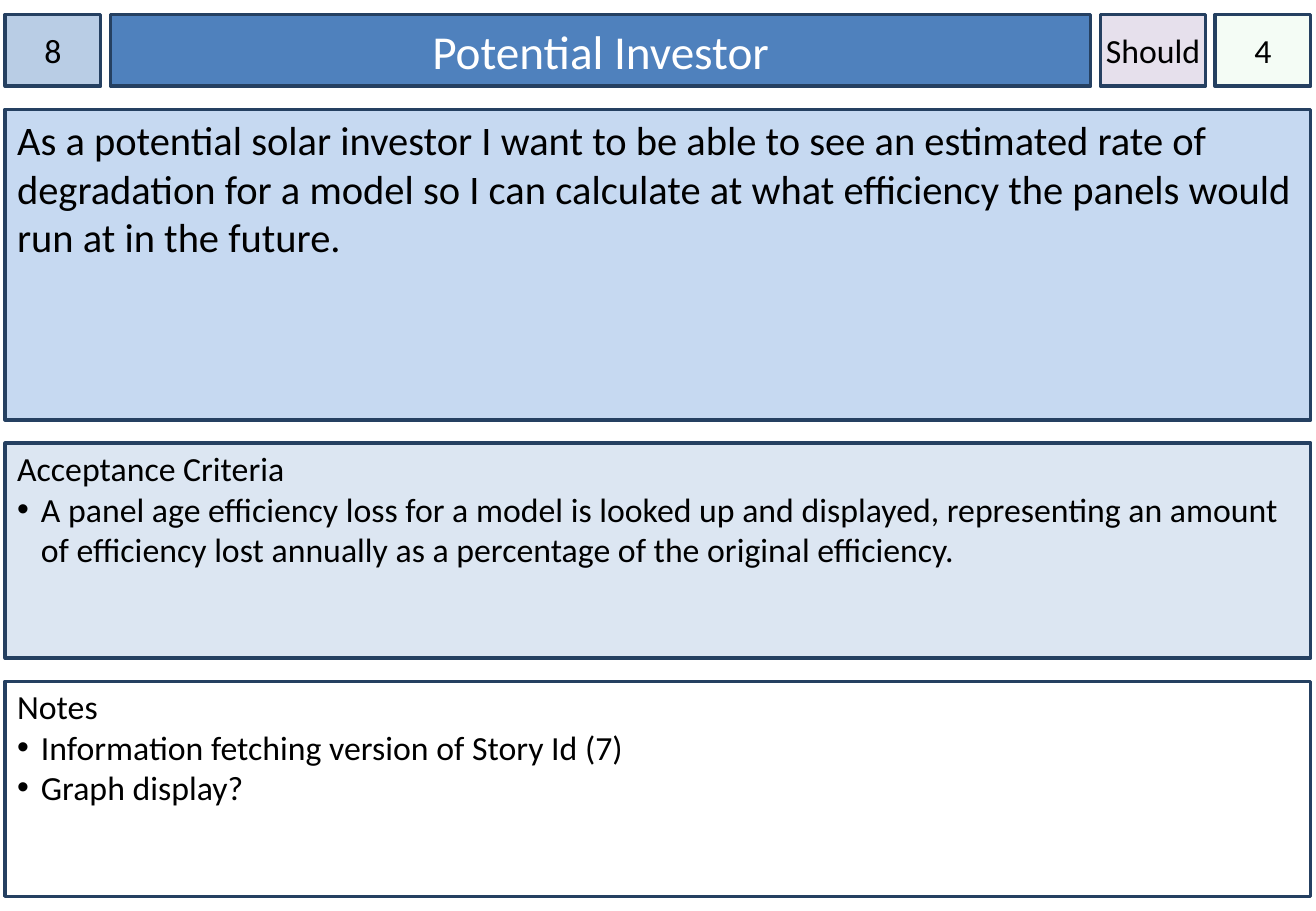
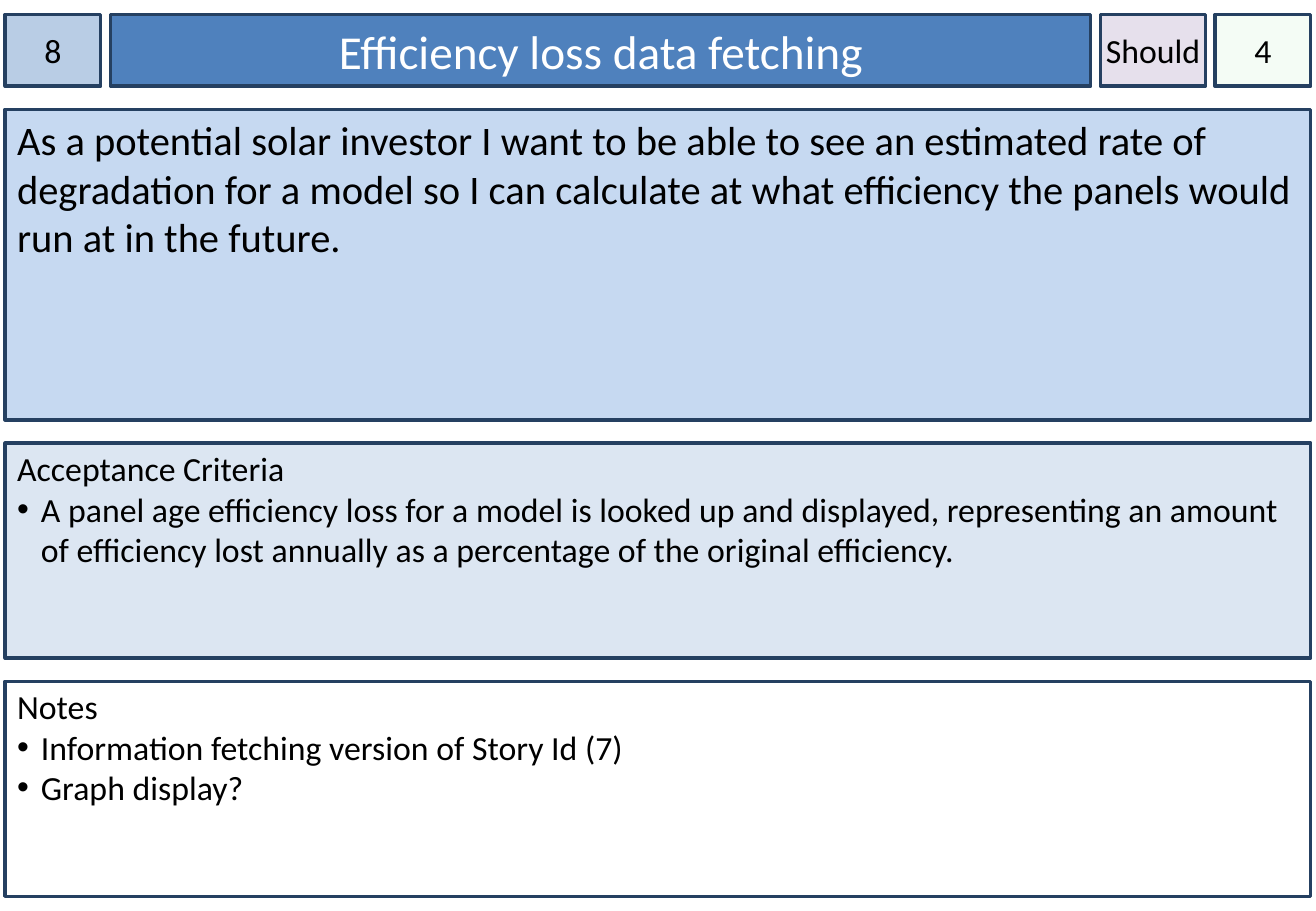
Before and after one commit to dkartaschew/anonymous-solarenergy, a slide deck: slide 8 of Documentation/User Stories.pptx. Drawn at 1316x911 pixels with LibreOffice and Linux fonts; fonts in the diff are those of the drawing. Boxes give left, top, right and bottom in pixels: in the first picture for what was removed or moved away, otherwise in the second. Text is boxed around its words. In the diff, an @@ line names an element or a change of style, - is before the commit and + after.

```diff
--- a/Documentation/User Stories.pptx
+++ b/Documentation/User Stories.pptx
@@ text in rectangle at (339, 36, 862, 77): text changed @@
-Potential Investor
+Efficiency loss data fetching
```
Also in this commit, not shown: 30 other slides changed, 1 other file.
